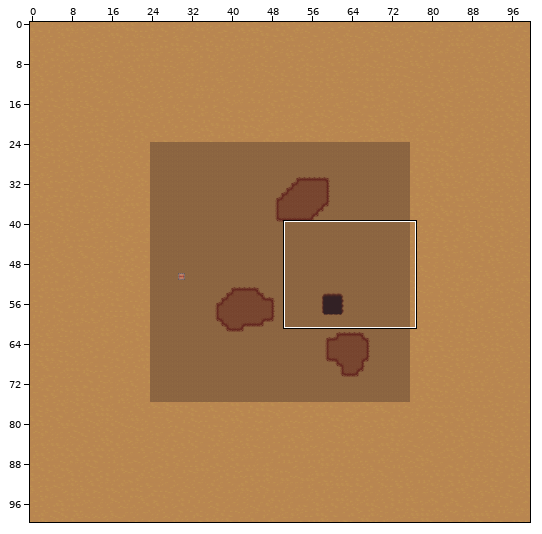
A Tiled map gets an edit: Assets/sprites/myMaps/map2.tmx. The picture above shows the old version from afar; the outline marks the close-up.
Close-up. Old version:
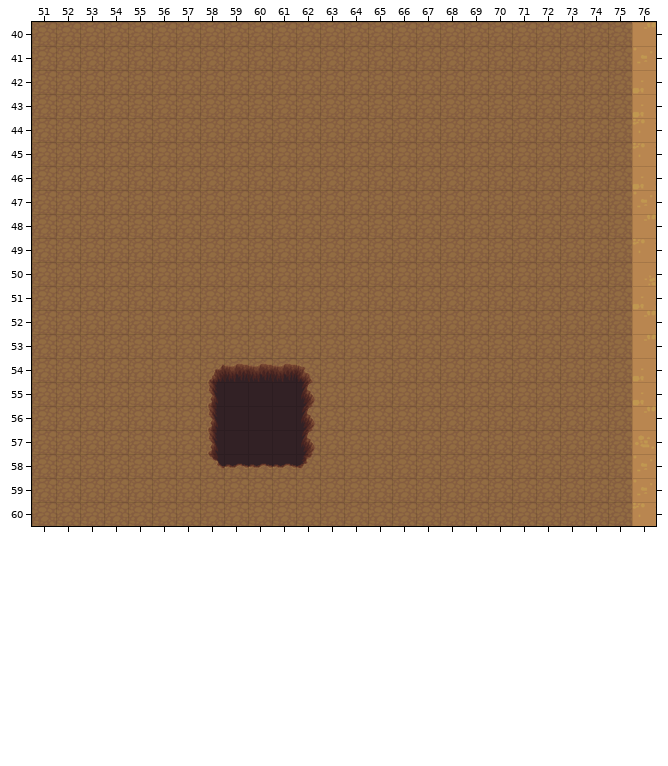
Cells are 64x64 px. Shown: x 51..76, y 40..60. The commit also changed other parts of the map, which this record leaves out.
Once edited:
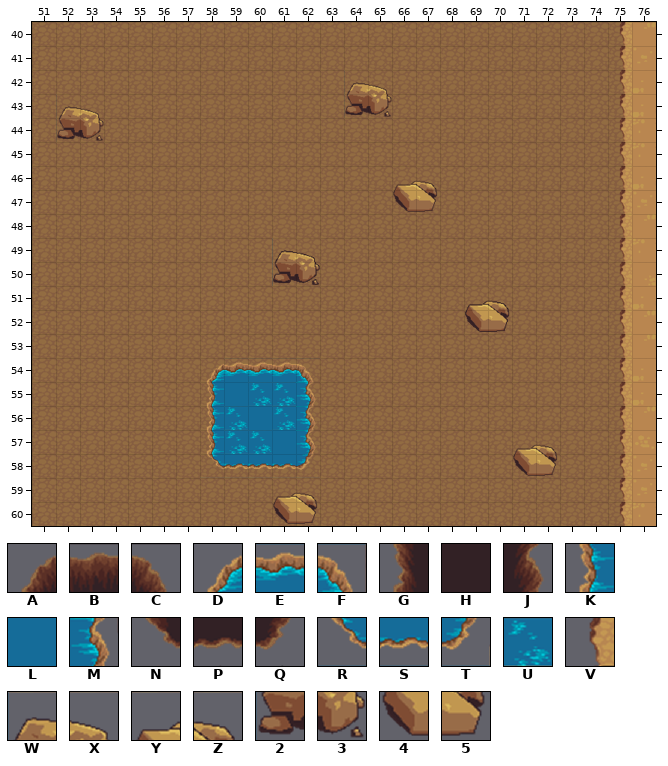
Key: from "terrain": A 85, B 86, C 87, D 91, E 92, F 93, G 117, H 118, J 119, K 123, L 124, M 125, N 149, P 150, Q 151, R 155, S 156, T 157, U 188, V 319 turned 180, W 632, X 633, Y 634, Z 635, 2 664, 3 665, 4 666, 5 667.
_ is an empty cell, . an unchanged one.
Objects are placed by their top-left corner, in cells (3,4 is the top-left corner of cell 3,4); size is 1x1 cell unless given.
Tiles of an added or newly shown layer are drawn over the layers below it.
Edits made:
--- layer "UpperGround"
@@ x 58..62 @@
-54 ABBBC
-55 GHHHJ
-56 GHHHJ
-57 GHHHJ
-58 NPPPQ
+54 DEEEF
+55 KLUUM
+56 KULUM
+57 KUULM
+58 RSSST
--- layer "Bounds" (now shown)
@@ x 75..75 @@
-40 _
-41 _
-42 _
-43 _
-44 _
-45 _
-46 _
-47 _
-48 _
-49 _
-50 _
-51 _
-52 _
-53 _
-54 _
-55 _
-56 _
-57 _
-58 _
-59 _
-60 _
+40 V
+41 V
+42 V
+43 V
+44 V
+45 V
+46 V
+47 V
+48 V
+49 V
+50 V
+51 V
+52 V
+53 V
+54 V
+55 V
+56 V
+57 V
+58 V
+59 V
+60 V
--- layer "Objects" (now shown)
+W at 64,42
+X at 65,42
+W at 52,43
+X at 53,43
+3 at 65,43
+2 at 64,43
+3 at 53,44
+2 at 52,44
+Y at 66,46
+Z at 67,46
+4 at 66,47
+5 at 67,47
+W at 61,49
+W at 61,49
+X at 62,49
+X at 62,49
+3 at 62,50
+3 at 62,50
+2 at 61,50
+2 at 61,50
+Y at 69,51
+Y at 69,51
+Z at 70,51
+Z at 70,51
+4 at 69,52
+4 at 69,52
+5 at 70,52
+5 at 70,52
+Y at 71,57
+Z at 72,57
+4 at 71,58
+5 at 72,58
+Y at 61,59
+Z at 62,59
+4 at 61,60
+5 at 62,60
Boxes around the changes in both close-ups, in picture pixels (x1, y1, x2, y2):
added: (620, 22, 632, 526)
added: (344, 70, 392, 118)
added: (56, 94, 104, 142)
added: (393, 180, 438, 212)
added: (272, 238, 320, 286)
added: (465, 286, 512, 332)
changed: (200, 358, 320, 524)
added: (513, 444, 558, 476)
